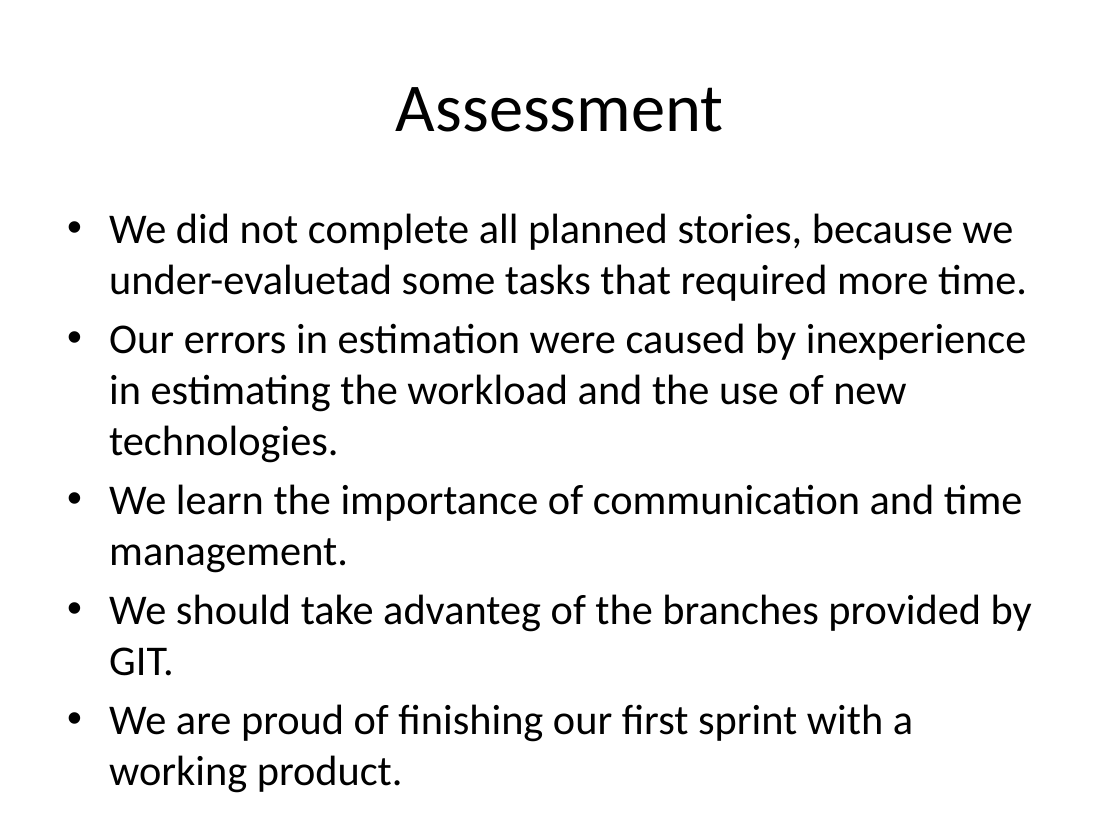
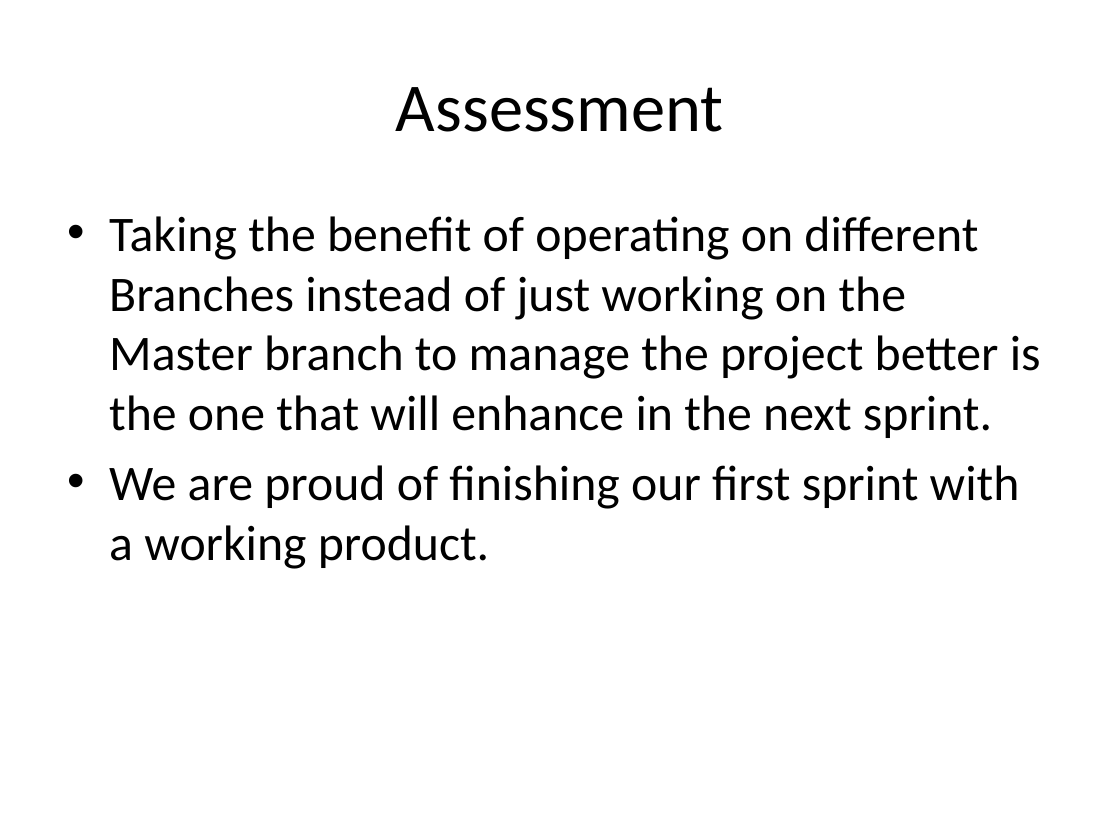
Before and after one commit to mosTavassoli/QueueManagement, a slide deck: slide 6 of retrospective/retrospective-1.pptx (slide 5 before the commit). Drawn at 1120x840 pixels with LibreOffice and Linux fonts; fonts in the diff are those of the drawing. Boxes give left, top, right and bottom in pixels: in the first picture for what was removed or moved away, otherwise in the second. Text is boxed around its words. In the diff, an @@ line names an element or a change of style, - is before the commit and + after.

```diff
--- a/retrospective/retrospective-1.pptx
+++ b/retrospective/retrospective-1.pptx
@@ text at <box>109,216,1041,438</box>: text changed; size 27.2 to 32 pt @@
-• We did not complete all planned stories, because we under-evaluetad some tasks that required more time.
-• Our errors in estimation were caused by inexperience in estimating the workload and the use of new technologies.
-• We learn the importance of communication and time management.
-• We should take advanteg of the branches provided by GIT.
+• Taking the benefit of operating on different Branches instead of just working on the Master branch to manage the project better is the one that will enhance in the next sprint.
@@ text at <box>109,465,1020,569</box>: size 27.2 to 32 pt in "We are proud of finishing our first ..." @@
```
Also in this commit, not shown: 4 other slides changed, 1 slide added.
